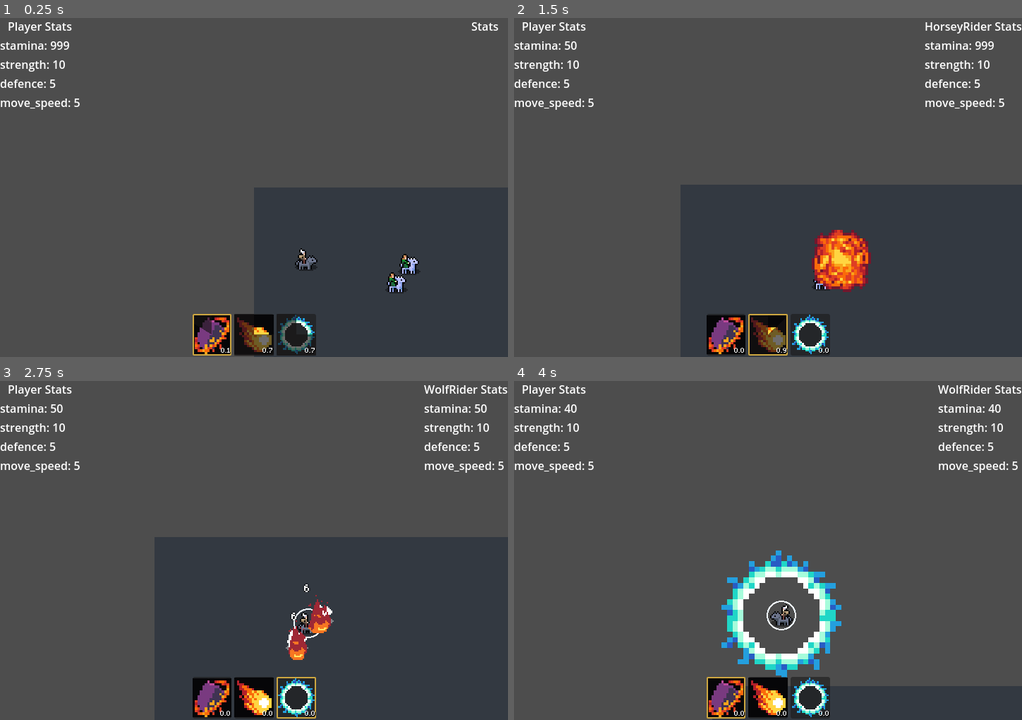
Above: before the commit, frames 1-4 (two rows, left to right).
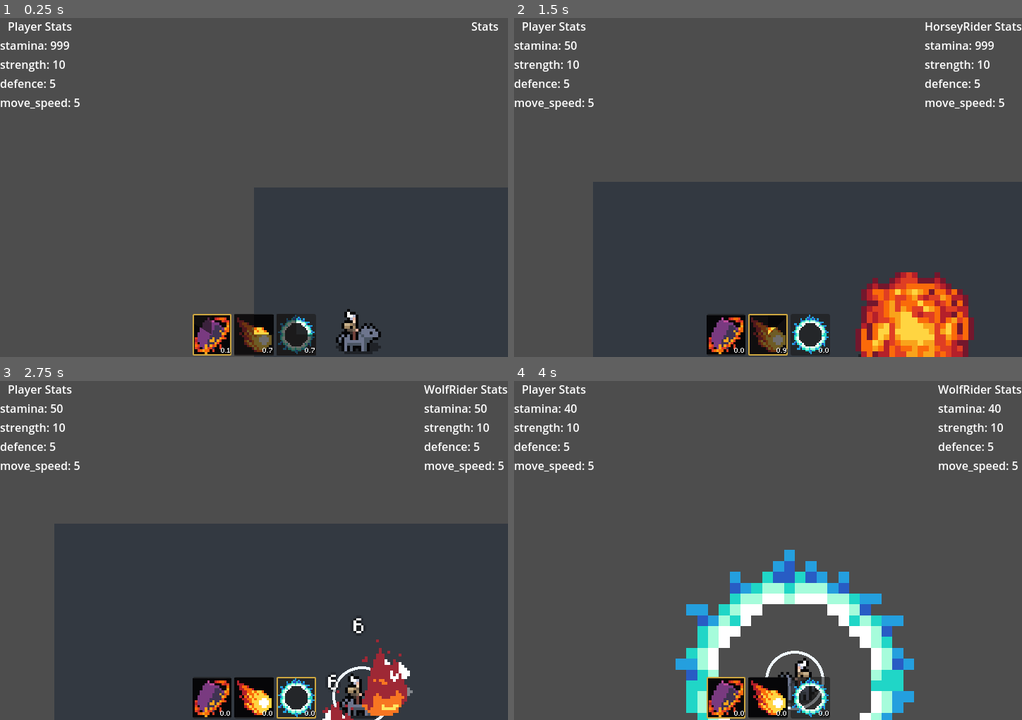
Above: after the commit, the same moments.

Repository: Snayff/not_quite_paradise4
Game: Godot game, scene res://world.tscn
Same seed, same stepped clock (60 frames per second), same inputs: the game is played once before the commit and once after it. The engine's default icon, where the game draws it, is replaced by a stand-in: a white triangle on a blue panel in a dark square.
Inputs:
- Up to frame 1 (0.25 s): no input
- Up to frame 2 (1.5 s): hold D (move_right) 0.53-1.28 s; tap Tab (next_active) at 0.6 s; hold S (move_down) from 1.28 s (still down); tap Space (use_active) at 1.35 s
- Up to frame 3 (2.75 s): release S (move_down) at 2.03 s; hold D (move_right) from 2.03 s (still down); tap Tab (next_active) at 2.1 s
- Up to frame 4 (4 s): release D (move_right) at 2.78 s; hold W (move_up) 2.78-3.53 s; tap Space (use_active) at 2.85 s; hold A (move_left) from 3.53 s (still down); tap Tab (next_active) at 3.6 s

The runs differ from the first frame. In frame 1, 1.3% of the frame differs, in the area x 58-83%, y 67-100%; in frame 2, 16%; in frame 3, 17%, in the area x 10-100%, y 42-100%; in frame 4, 13%.

Commit message:
added motion blur
bug: shader toggled as required, but the effect isnt as desired

Diff:
--- a/assets/effects/white_flash/white_flash_material.tres
+++ /dev/null
@@ -1,6 +0,0 @@
-[gd_resource type="ShaderMaterial" load_steps=2 format=3 uid="uid://c88q6pkhh3vl"]
-
-[ext_resource type="Shader" path="res://assets/effects/white_flash/white_flash_material.gdshader" id="1_nfuax"]
-
-[resource]
-shader = ExtResource("1_nfuax")
--- a/scenes/abcs/visual_effect.gd
+++ b/scenes/abcs/visual_effect.gd
@@ -52,9 +52,13 @@
 	)
 	pass
 
-
-
-
+## @virtual deactivate the effect on the _target_sprite.
+## usually called at end of duration automiatically.
+func deactivate() -> void:
+	push_error(
+		"VisualEffect: `activate` called directly, but is virtual. Must be overriden by child."
+	)
+	pass
 
 
 #endregion
--- a/scripts/components/functionals/physics_movement.gd
+++ b/scripts/components/functionals/physics_movement.gd
@@ -10,7 +10,7 @@
 
 
 #region SIGNALS
-
+signal velocity_calculated(velocity: Vector2)
 #endregion
 
 
@@ -47,6 +47,9 @@
 	# Finally, apply gravity and set back the linear velocity.
 	velocity += state.get_total_gravity() * step
 	state.set_linear_velocity(velocity)
+
+	# FIXME: this is a lot of overhead for every frame
+	velocity_calculated.emit(velocity)
 
 
 ## amends given velocity by input and returns amended velocity
--- /dev/null
+++ b/scripts/components/visuals/blur.gd
@@ -0,0 +1,77 @@
+## Apply directional blur to a sprite
+class_name MotionBlurComponent
+extends VisualEffect
+# FIXME: shader's effect distorts the image, but doesnt work as intended.
+
+#region SIGNALS
+
+#endregion
+
+
+#region ON READY (for direct children only)
+
+#endregion
+
+
+#region EXPORTS
+@export_group("Component Links")
+@export var _movement_component: PhysicsMovementComponent
+@export_group("Details")
+@export var blur_direction: Vector2 = Vector2.ZERO  ## the direction of blur to apply
+#endregion
+
+
+#region VARS
+var _material: ShaderMaterial = preload("res://shaders/motion_blur_material.tres")  ## the material to alter the sprite
+var _original_sprite_material: Material  ## the sprite's original material to reset it after the flash
+var _timer: Timer = Timer.new()  ## time the duration
+var _is_active: bool = false  ## keep track of whether to update shader values
+#endregion
+
+
+#region FUNCS
+func _ready() -> void:
+	super._ready()
+
+	_movement_component.velocity_calculated.connect(_update_direction)
+
+	# add the timer as a child of this component in order to use it
+	add_child(_timer)
+
+	# store the original sprite material
+	_original_sprite_material = _target_sprite.material
+
+func _update_direction(movement_velocity: Vector2) -> void:
+	blur_direction = movement_velocity.normalized()
+
+func _process(delta: float) -> void:
+	if blur_direction != Vector2.ZERO and not _is_active:
+		activate()
+
+	if _is_active:
+		_material.set_shader_parameter("dir", blur_direction)
+		_material.set_shader_parameter("quality", _amount)
+
+## apply the blur effect, before reverting to normal.
+func activate():
+	_is_active = true
+
+	# set the sprite's material to the flash material
+	_target_sprite.material = _material
+
+	# start the timer (passing in the flash duration)
+	_timer.start(_duration)
+
+
+func deactivate() -> void:
+	_is_active = false
+
+	# set the sprite's material back to the original material that we stored
+	_target_sprite.material = _original_sprite_material
+
+
+
+
+
+
+#endregion
--- a/scripts/components/visuals/flash.gd
+++ b/scripts/components/visuals/flash.gd
@@ -3,12 +3,9 @@
 extends VisualEffect
 
 
-@export_group("Details")
-@export var _material: ShaderMaterial = preload("res://assets/effects/white_flash/white_flash_material.tres")  ## the material to alter the sprite
-
-
-var _original_sprite_material: Material  # store the original sprite's material to reset it after the flash
-var _timer: Timer = Timer.new()  # create a timer for the flash component to use
+var _material: ShaderMaterial = preload("res://shaders/white_flash_material.tres")  ## the material to alter the sprite
+var _original_sprite_material: Material  ## the sprite's original material to reset it after the flash
+var _timer: Timer = Timer.new()  ## time the duration
 
 
 func _ready() -> void:
@@ -20,6 +17,8 @@
 	# store the original sprite material
 	_original_sprite_material = _target_sprite.material
 
+	_timer.timeout.connect(deactivate)
+
 ## apply the flash effect, before reverting to normal.
 func activate():
 	# set the sprite's material to the flash material
@@ -28,8 +27,6 @@
 	# start the timer (passing in the flash duration)
 	_timer.start(_duration)
 
-	# wait until the timer times out
-	await _timer.timeout
-
+func deactivate() -> void:
 	# set the sprite's material back to the original material that we stored
 	_target_sprite.material = _original_sprite_material
--- /dev/null
+++ b/shaders/motion_blur.gdshader
@@ -0,0 +1,35 @@
+shader_type canvas_item;
+uniform vec2 dir = vec2(0,0);
+uniform int quality = 4;
+
+void vertex(){
+	vec2 blurSize = abs(dir) * 2.0;
+	VERTEX *= blurSize + 1.0;
+	UV = (UV - 0.5) * (blurSize + 1.0) + 0.5;
+}
+
+float insideUnitSquare(vec2 v) {
+    vec2 s = step(vec2(0.0), v) - step(vec2(1.0), v);
+    return s.x * s.y;
+}
+
+void fragment(){
+	float inSquare = insideUnitSquare(UV);
+	float numSamples = inSquare;
+	COLOR = texture(TEXTURE, UV) * inSquare;
+	vec2 stepSize = dir/(float(quality));
+	vec2 uv;
+	for(int i = 1; i <= quality; i++){
+		uv = UV + stepSize * float(i);
+		inSquare = insideUnitSquare(uv);
+		numSamples += inSquare;
+		COLOR += texture(TEXTURE, uv) * inSquare;
+
+		uv = UV - stepSize * float(i);
+		inSquare = insideUnitSquare(uv);
+		numSamples += inSquare;
+		COLOR += texture(TEXTURE, uv) * inSquare;
+	}
+	COLOR.rgb /= numSamples;
+	COLOR.a /= float(quality)*2.0 + 1.0;
+}
--- /dev/null
+++ b/shaders/motion_blur_material.tres
@@ -0,0 +1,8 @@
+[gd_resource type="ShaderMaterial" load_steps=2 format=3 uid="uid://eyc457fqkg77"]
+
+[ext_resource type="Shader" path="res://shaders/motion_blur.gdshader" id="1_067vv"]
+
+[resource]
+shader = ExtResource("1_067vv")
+shader_parameter/dir = Vector2(0, 0)
+shader_parameter/quality = 4
--- /dev/null
+++ b/shaders/white_flash_material.tres
@@ -0,0 +1,6 @@
+[gd_resource type="ShaderMaterial" load_steps=2 format=3 uid="uid://c88q6pkhh3vl"]
+
+[ext_resource type="Shader" path="res://shaders/white_flash.gdshader" id="1_p7llc"]
+
+[resource]
+shader = ExtResource("1_p7llc")
--- a/world.tscn
+++ b/world.tscn
@@ -96,7 +96,7 @@
 
 [node name="Camera2D" type="Camera2D" parent="WolfRider"]
 position = Vector2(-37, -51)
-zoom = Vector2(2, 2)
+zoom = Vector2(4, 4)
 position_smoothing_enabled = true
 
 [node name="HorseyRider" parent="." instance=ExtResource("6_d7rtk")]
Not shown: 4 places in scenes/abcs/combat_actor.tscn that only renumber resources
Renamed: assets/effects/white_flash/white_flash_material.gdshader -> shaders/white_flash.gdshader
